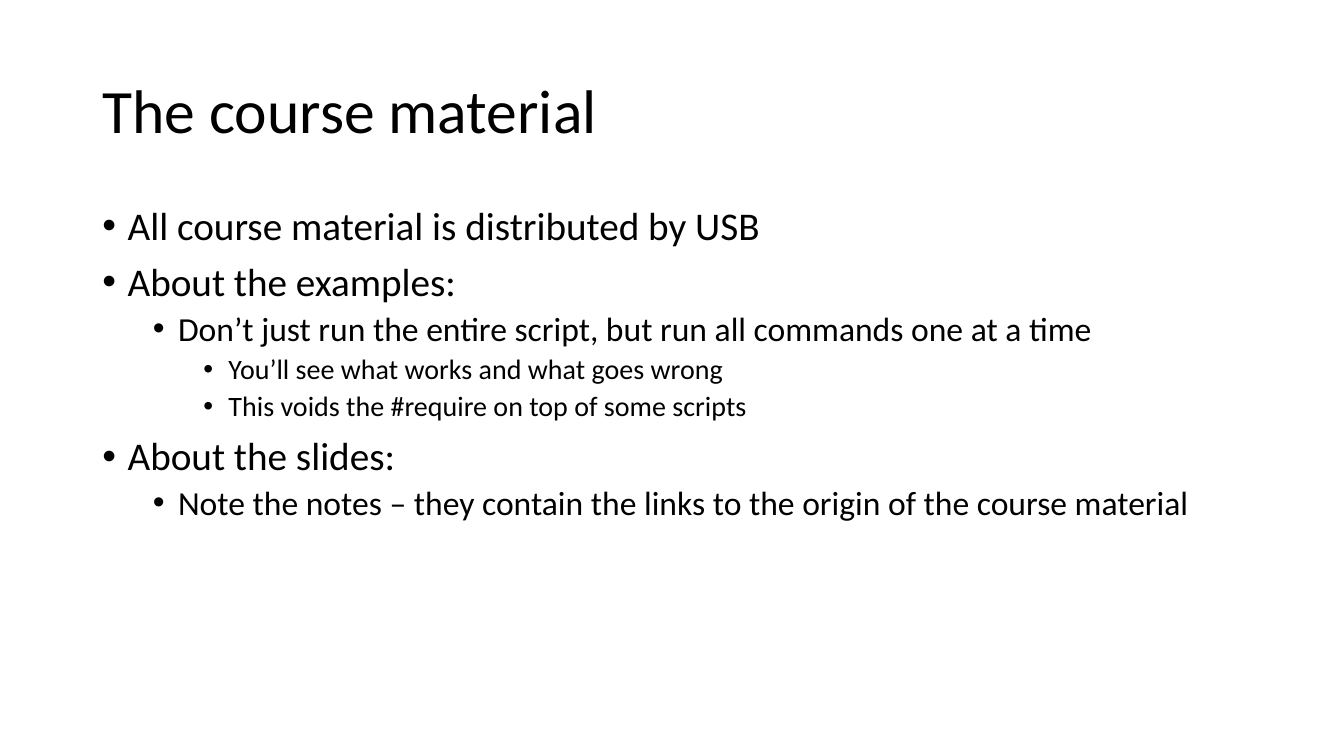
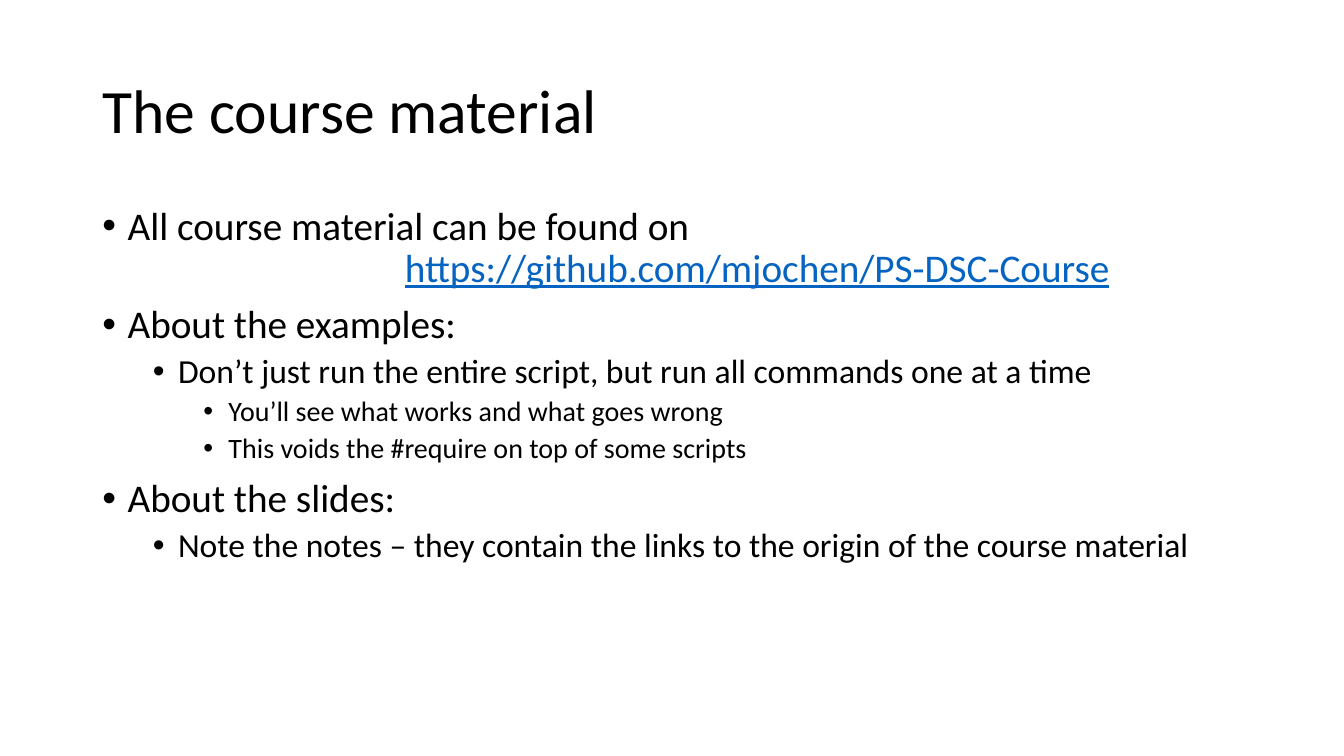
Before and after one commit to mjochen/PS-DSC-Course, a slide deck: slide 3 of DSC.pptx. Drawn at 1344x756 pixels with LibreOffice and Linux fonts; fonts in the diff are those of the drawing. Boxes give left, top, right and bottom in pixels: in the first picture for what was removed or moved away, otherwise in the second. Text is boxed around its words. In the diff, an @@ line names an element or a change of style, - is before the commit and + after.

```diff
--- a/DSC.pptx
+++ b/DSC.pptx
@@ text at (128, 212, 1110, 289): text changed; text colour #000000 to #0563C1 @@
-• All course material is distributed by USB
+• All course material can be found on
+  https://github.com/mjochen/PS-DSC-Course
```
Also in this commit, not shown: 1 other slide changed, 1 other file.
